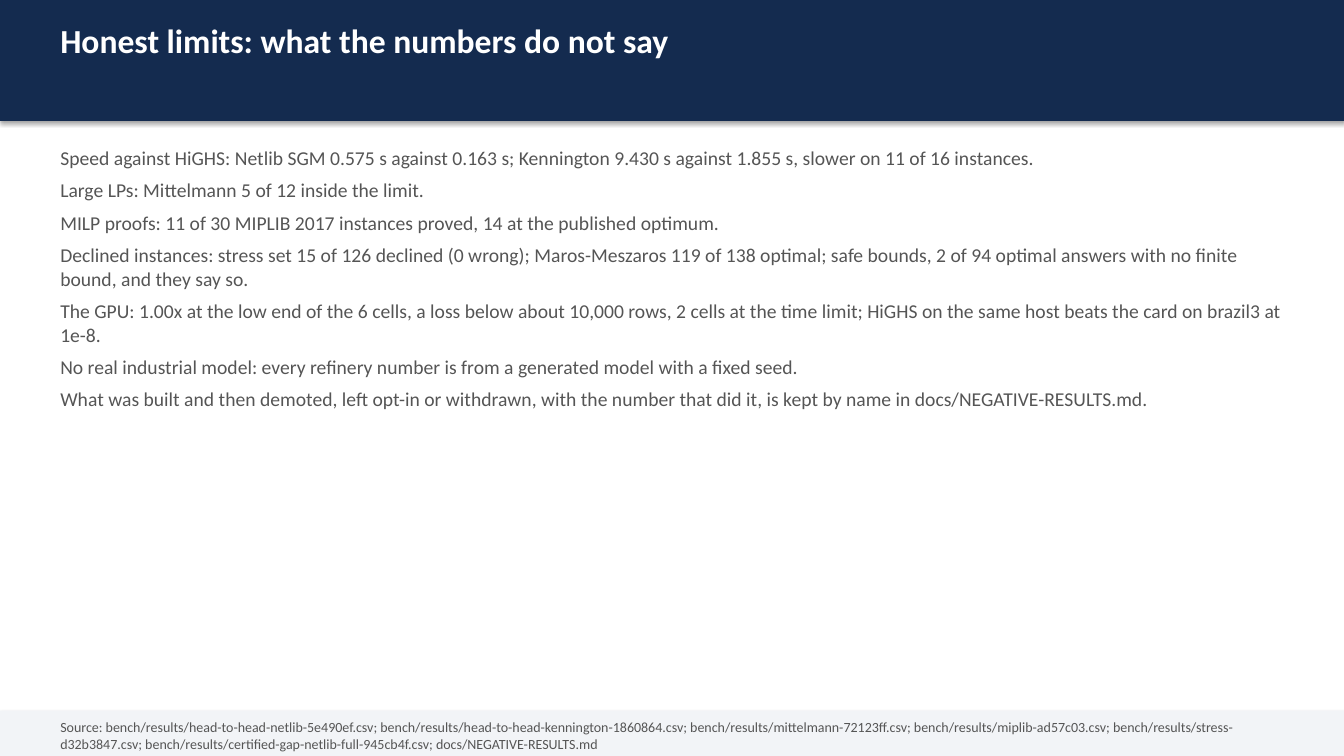
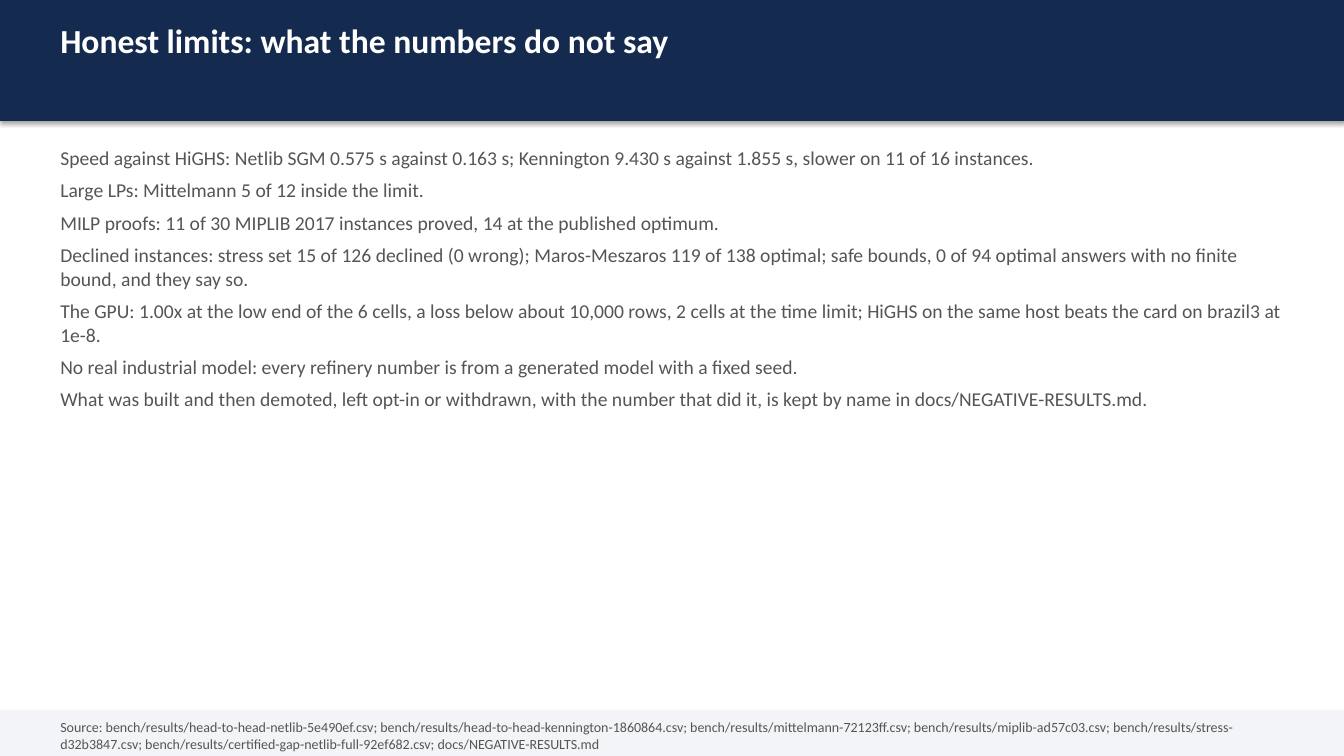
Before and after one commit to Bhumika-1432006/SANKHYA, a slide deck: slide 11 of docs/SANKHYA-deck.pptx. Drawn at 1344x756 pixels with LibreOffice and Linux fonts; fonts in the diff are those of the drawing. Boxes give left, top, right and bottom in pixels: in the first picture for what was removed or moved away, otherwise in the second. Text is boxed around its words. In the diff, an @@ line names an element or a change of style, - is before the commit and + after.

Commit message:
bench(netlib): certified gaps at main 92ef682, 92 of 94 certified and 94 of 94 verified (#1123)
Refs #1082.

The netlib-certified evidence for #1119, run at its merge commit: `bench.yml` run [39585191212](https://github.com/thegoodengineers/SANKHYA/actions/runs/39585191212).
- Main `92ef682`, 120 s per instance, the tracked Netlib files.
- Machine `github-actions ubuntu-24.04 4 vCPU INTEL(R) XEON(R) PLATINUM 8573C 15 GiB RAM`.
- The stamp is clean, and `check_result_stamps.py` reports the CSV ok.

| | #1053 (`945cb4f`) | `92ef682` |
|---|---|---|
| certified within 1e-6 | 91 of 94 | **92 of 94** |
| independently verified | 94 of 94 | 94 of 94 |
| certified answers lost | | none |
| finite but looser | pilot87 | greenbea (9.99e-05), pilot87 (6.26e-06) |
| no finite bound | greenbea, greenbeb | none |

greenbeb is certified at a relative gap of 2.2e-16. The numbers agree with the branch diagnostic run on #1119 (39572697001) row for row on these three instances.

`docs/BENCHMARKS.md`, the README scoreboard and the jury report (`docs/REPORT.md`, `REPORT.pdf`, the deck) are regenerated by `make_benchmarks_doc.py`, `make_scoreboard.py --write` and `tools/make_report.py`; nothing in them is edited by hand. `make_benchmarks_doc.py` also wrote out the QCQP section of #755, which main had not regenerated since that merged; it says "Not yet run on main", as its source does.

#1082 stays open for greenbea and pilot87.

```diff
--- a/docs/SANKHYA-deck.pptx
+++ b/docs/SANKHYA-deck.pptx
@@ text at (60, 248, 1237, 289): text changed @@
-Declined instances: stress set 15 of 126 declined (0 wrong); Maros-Meszaros 119 of 138 optimal; safe bounds, 2 of 94 optimal answers with no finite bound, and they say so.
+Declined instances: stress set 15 of 126 declined (0 wrong); Maros-Meszaros 119 of 138 optimal; safe bounds, 0 of 94 optimal answers with no finite bound, and they say so.
@@ text at (60, 722, 1233, 752): text changed @@
-Source: bench/results/head-to-head-netlib-5e490ef.csv; bench/results/head-to-head-kennington-1860864.csv; bench/results/mittelmann-72123ff.csv; bench/results/miplib-ad57c03.csv; bench/results/stress-d32b3847.csv; bench/results/certified-gap-netlib-full-945cb4f.csv; docs/NEGATIVE-RESULTS.md
+Source: bench/results/head-to-head-netlib-5e490ef.csv; bench/results/head-to-head-kennington-1860864.csv; bench/results/mittelmann-72123ff.csv; bench/results/miplib-ad57c03.csv; bench/results/stress-d32b3847.csv; bench/results/certified-gap-netlib-full-92ef682.csv; docs/NEGATIVE-RESULTS.md
```
Also in this commit, not shown: 1 other slide changed, 5 other files.
